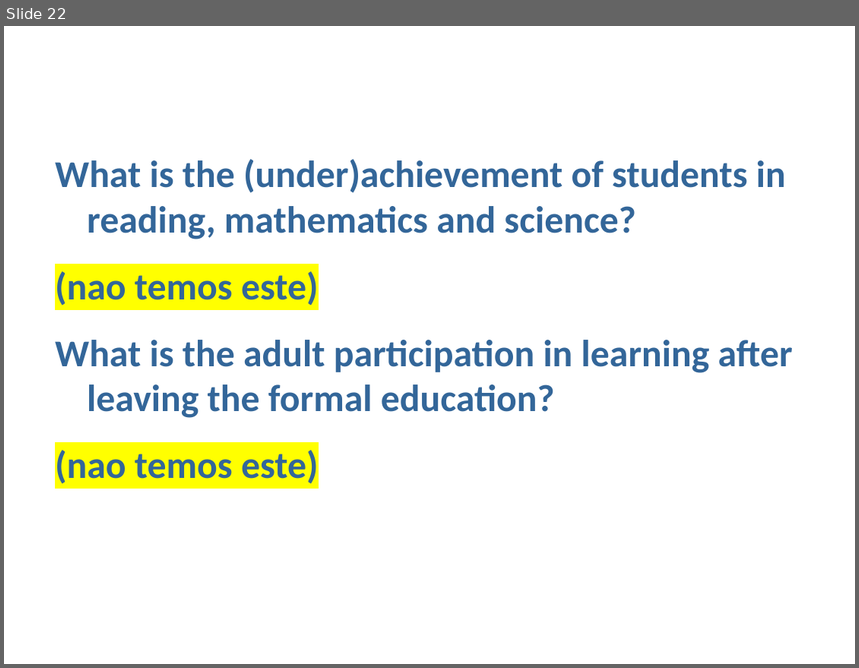
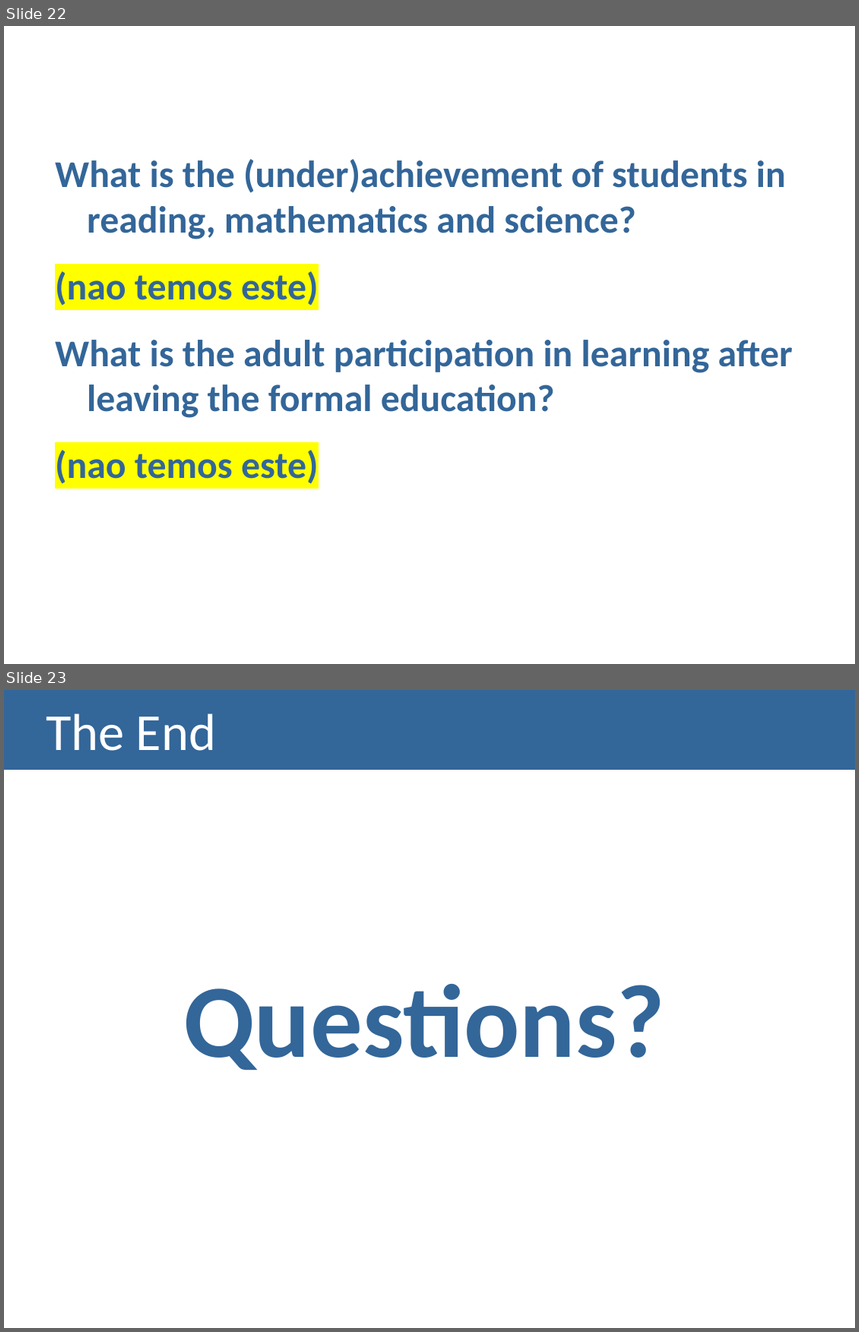
Before and after one commit to MargaridaMorais/information_visualization, a slide deck: CheckpointII/Lab04-PresentationTemplate.pptx. Shown one above the other, each under a label of ours: slide 22 before the commit, slides 22 and 23 after it. The pictures are 859x668 and 859x1332 pixels, drawn with LibreOffice and Linux fonts; fonts in the diff are those of the drawing. Boxes give left, top, right and bottom in pixels: in the first picture for what was removed or moved away, otherwise in the second. Text is boxed around its words. In the diff, an @@ line names an element or a change of style, - is before the commit and + after.

Commit message:
added questions slide

```diff
--- a/CheckpointII/Lab04-PresentationTemplate.pptx
+++ b/CheckpointII/Lab04-PresentationTemplate.pptx
@@ slide 23 added at [4, 690, 855, 1328], background #FFFFFF @@
@@ title added at [4, 690, 855, 770], fill #336699, 44 pt, text #FFFFFF @@
+The End
@@ text added at [183, 984, 665, 1070], 88 pt, text #336699, bold @@
+Questions?
```
